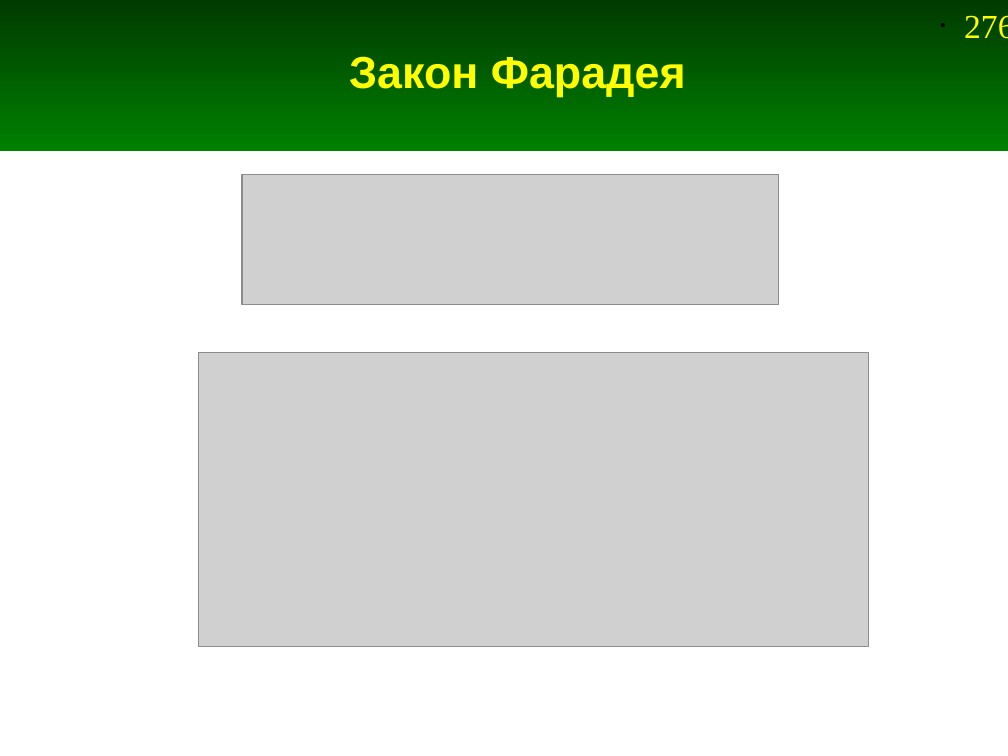
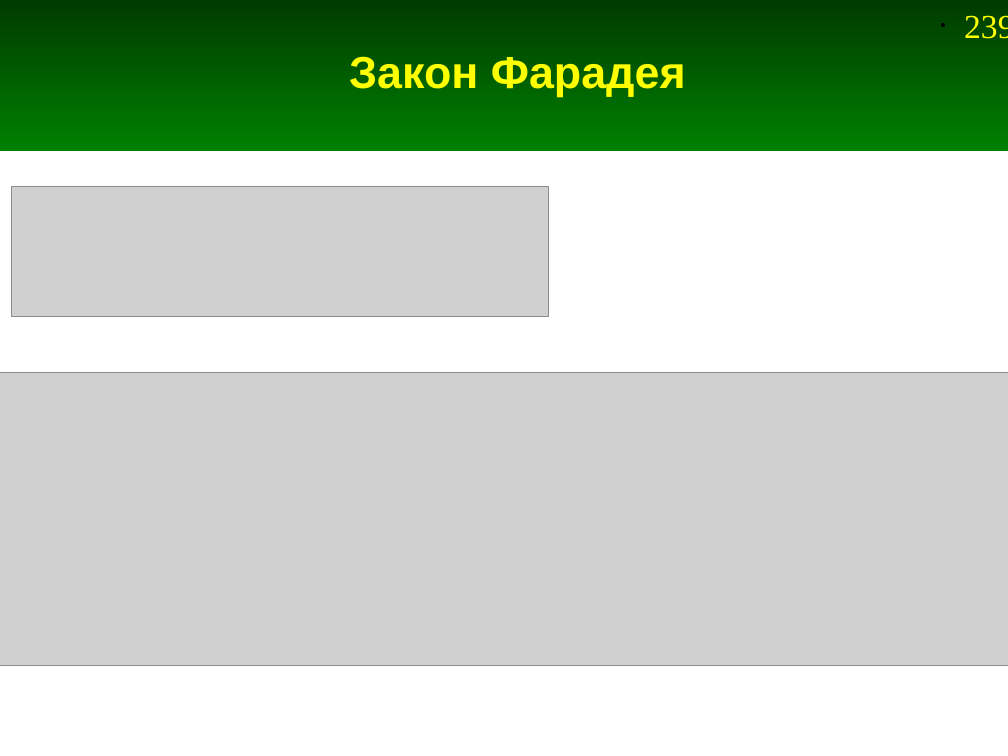
Before and after one commit to andris0147sv/modelling, a slide deck: slide 239 of presentations/2. FDTD.odp (slide 276 before the commit). Drawn at 1008x756 pixels with LibreOffice and Linux fonts; fonts in the diff are those of the drawing; grey boxes stand for pictures. Boxes give left, top, right and bottom in pixels: in the first picture for what was removed or moved away, otherwise in the second. Text is boxed around its words. In the diff, an @@ line names an element or a change of style, - is before the commit and + after.

```diff
--- a/presentations/2. FDTD.odp
+++ b/presentations/2. FDTD.odp
@@ page number at (x1=964, y1=15, x2=1008, y2=39): text changed @@
-• 276
+• 239
@@ picture moved from (x1=242, y1=174, x2=779, y2=304) to (x1=12, y1=186, x2=549, y2=317) @@
@@ picture resized from (x1=199, y1=353, x2=869, y2=646) to (x1=0, y1=373, x2=1008, y2=666) @@
```
Also in this commit, not shown: 5 other slides changed, 6 slides added, 5 slides removed, 3 other files.
